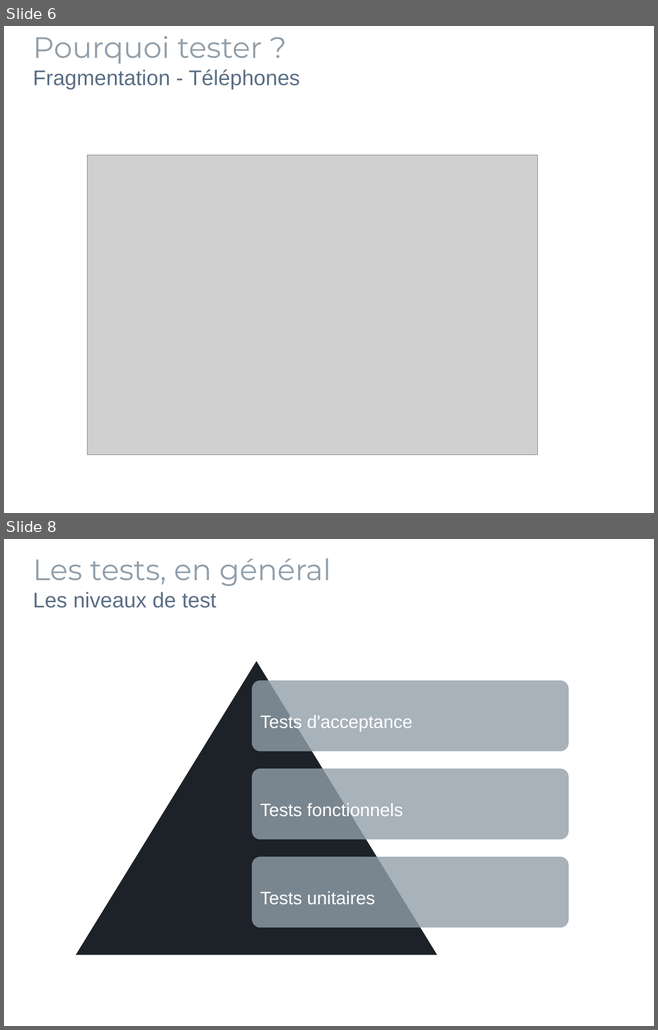
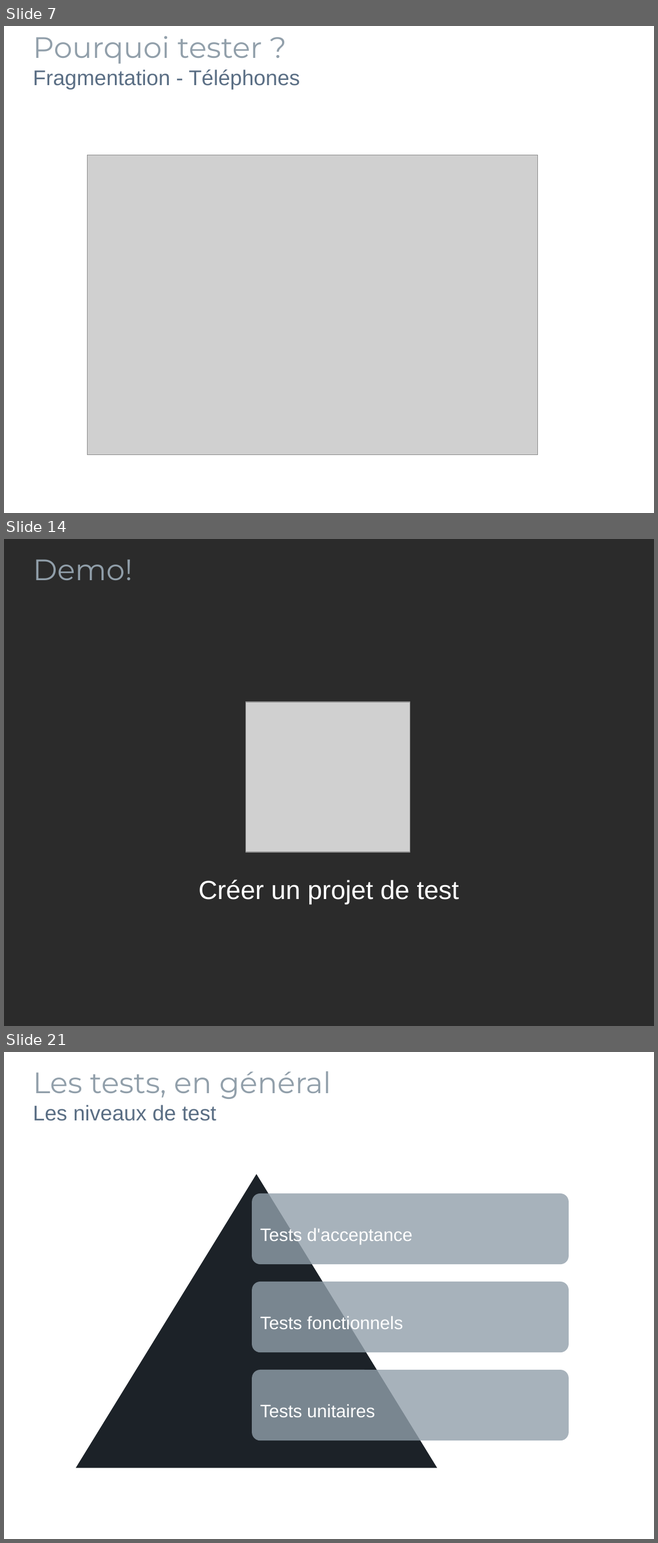
Before and after one commit to pbreault/TestsOnAndroid, a slide deck: Presentation.odp. Shown one above the other, each under a label of ours: slides 6 and 8 before the commit, slides 7, 14 and 21 after it; the slides between them are not shown. The pictures are 658x1030 and 658x1543 pixels, drawn with LibreOffice and Linux fonts; fonts in the diff are those of the drawing; grey boxes stand for pictures; background and template pictures are left out; a plain dark background stands for a picture behind light text. Boxes give left, top, right and bottom in pixels: in the first picture for what was removed or moved away, otherwise in the second. Text is boxed around its words. In the diff, an @@ line names an element or a change of style, - is before the commit and + after.

```diff
--- a/Presentation.odp
+++ b/Presentation.odp
@@ slide 14 added at [4, 539, 654, 1026], background picture (left out) @@
@@ text added at [33, 559, 133, 580], 36 pt, text #919FAA @@
+Demo!
@@ picture added at [246, 703, 410, 853] @@
@@ subtitle added at [198, 879, 459, 904], 32 pt, text #FFFFFF @@
+Créer un projet de test
@@ what was slide 6 is now slide 7 @@
@@ what was slide 8 is now slide 21 @@
```
Also in this commit, not shown: 2 slides changed, 12 other slides added, 13 slides removed, 5 other files.
